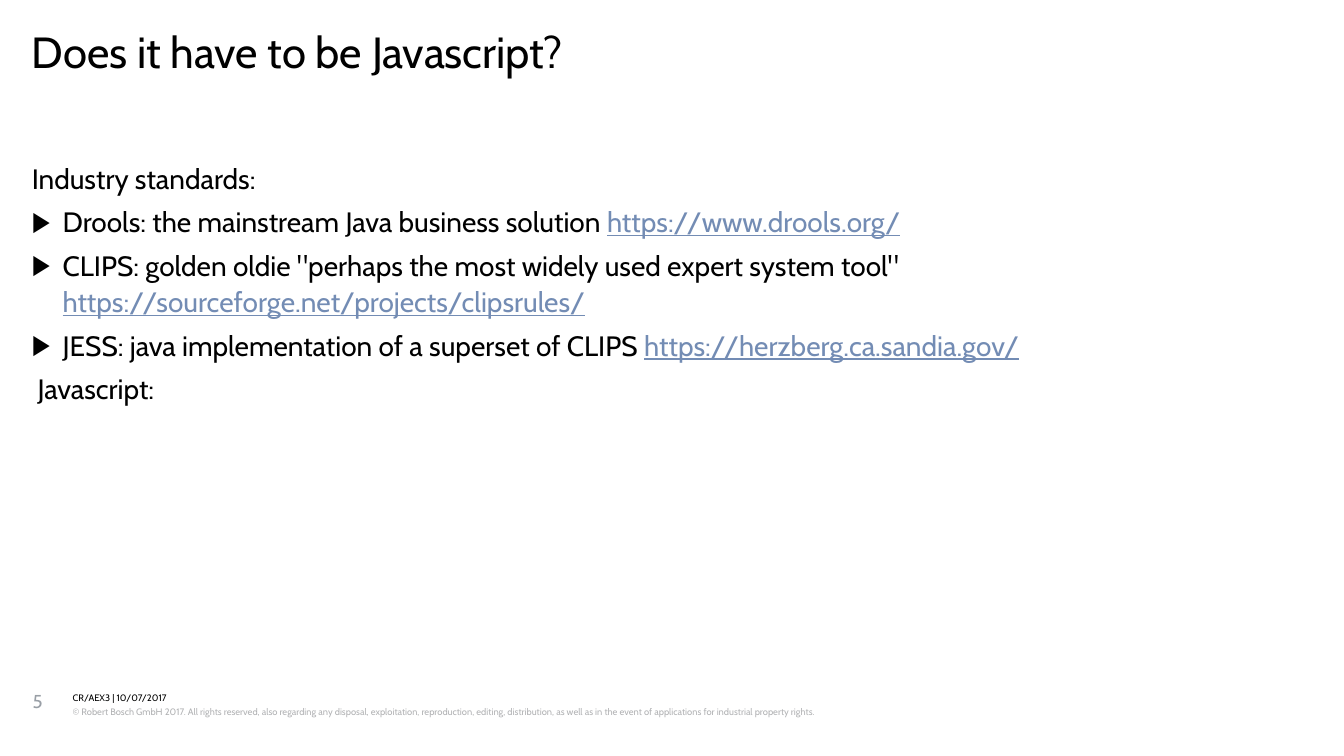
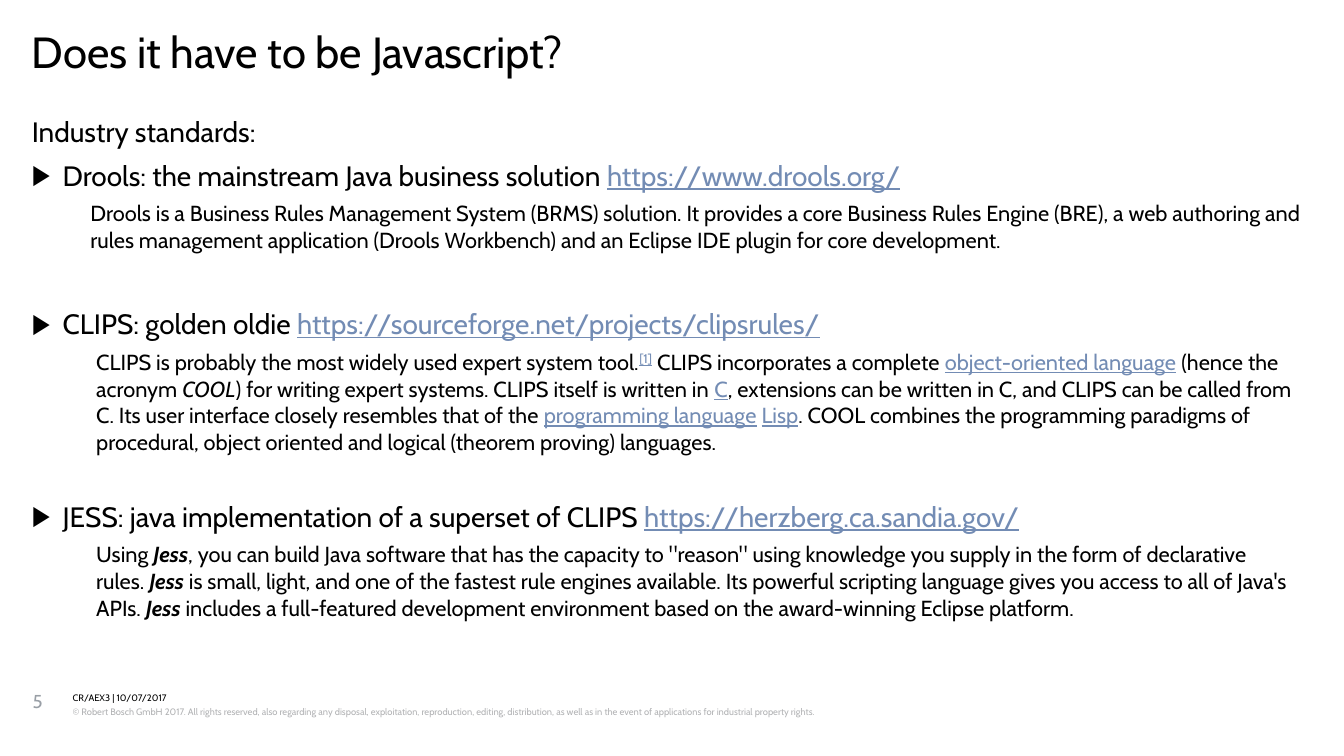
Before and after one commit to sofayam/node-rules-test, a slide deck: slide 5 of RulesForMyAssist.pptx. Drawn at 1344x756 pixels with LibreOffice and Linux fonts; fonts in the diff are those of the drawing; background and template pictures are left out. Boxes give left, top, right and bottom in pixels: in the first picture for what was removed or moved away, otherwise in the second. Text is boxed around its words. In the diff, an @@ line names an element or a change of style, - is before the commit and + after.

Commit message:
updated slides

```diff
--- a/RulesForMyAssist.pptx
+++ b/RulesForMyAssist.pptx
@@ text "Industry standards:" moved from (x1=32, y1=168, x2=1019, y2=406) to (x1=32, y1=121, x2=1300, y2=621) @@
@@ text at (x1=63, y1=204, x2=1300, y2=455): text changed; size 18 to 14 pt @@
-▶ CLIPS: golden oldie "perhaps the most widely used expert system tool" https://sourceforge.net/projects/clipsrules/
+    Drools is a Business Rules Management System (BRMS) solution. It provides a core Business Rules Engine (BRE), a web authoring and rules management application (Drools Workbench) and an Eclipse IDE plugin for core development.
+▶ CLIPS: golden oldie https://sourceforge.net/projects/clipsrules/
+    CLIPS is probably the most widely used expert system tool.[1] CLIPS incorporates a complete object-oriented language (hence the acronym COOL) for writing expert systems. CLIPS itself is written in C, extensions can be written in C, and CLIPS can be called from C. Its user interface closely resembles that of the programming language Lisp. COOL combines the programming paradigms of procedural, object oriented and logical (theorem proving) languages.
@@ text at (x1=96, y1=545, x2=1286, y2=621): text changed; size 18 to 14 pt @@
-Javascript:
+    Using Jess, you can build Java software that has the capacity to "reason" using knowledge you supply in the form of declarative rules. Jess is small, light, and one of the fastest rule engines available. Its powerful scripting language gives you access to all of Java's APIs. Jess includes a full-featured development environment based on the award-winning Eclipse platform.
```
Also in this commit, not shown: 5 other slides changed, 3 slides added, 1 other file.
